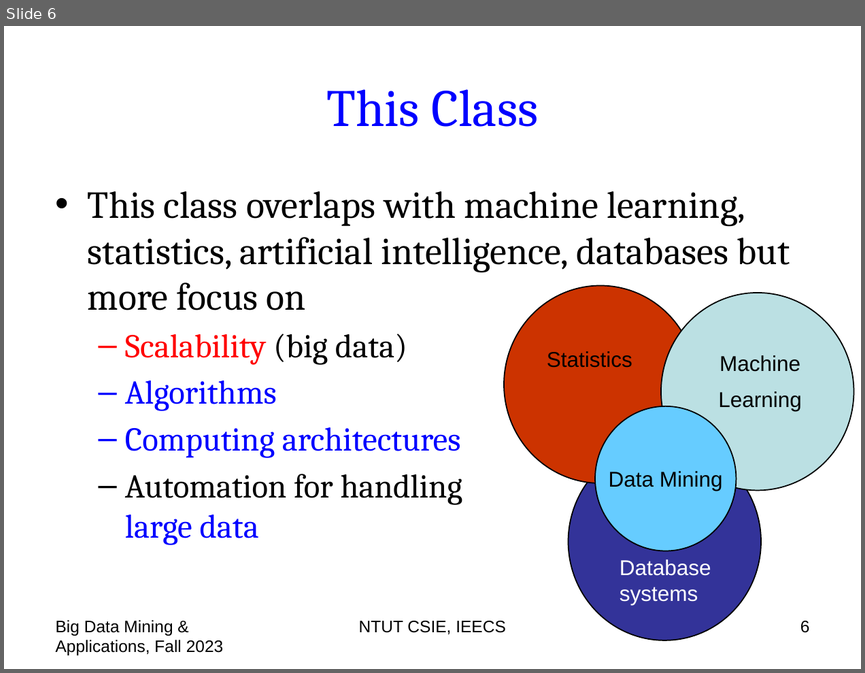
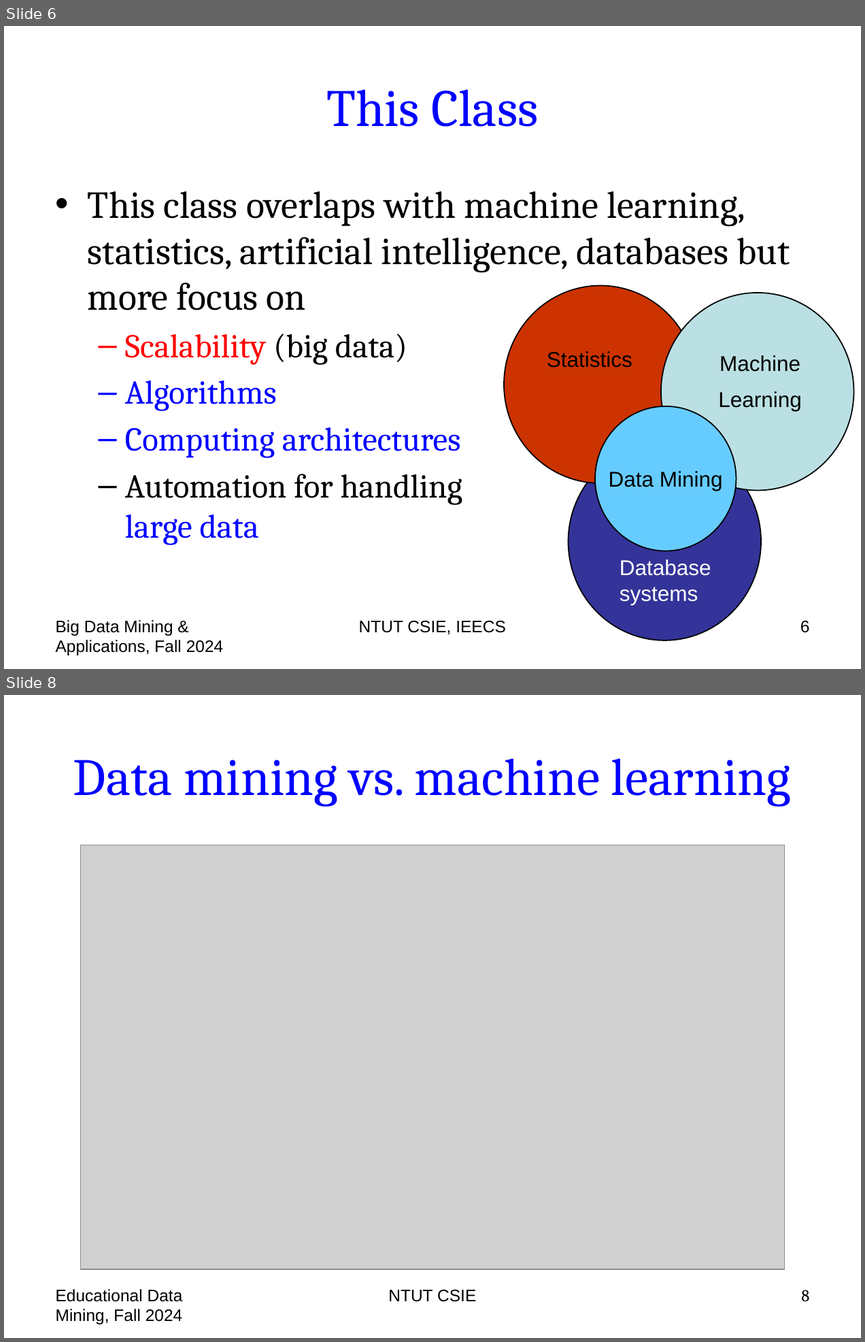
Before and after one commit to chriswjh/chriswjh.github.io, a slide deck: BDM/00-overview.pptx. Shown one above the other, each under a label of ours: slide 6 before the commit, slides 6 and 8 after it; the slides between them are not shown. The pictures are 865x673 and 865x1342 pixels, drawn with LibreOffice and Linux fonts; fonts in the diff are those of the drawing; grey boxes stand for pictures. Boxes give left, top, right and bottom in pixels: in the first picture for what was removed or moved away, otherwise in the second. Text is boxed around its words. In the diff, an @@ line names an element or a change of style, - is before the commit and + after.

```diff
--- a/BDM/00-overview.pptx
+++ b/BDM/00-overview.pptx
@@ slide 8 added at bbox=[4, 695, 861, 1338], background #FFFFFF @@
@@ title added at bbox=[73, 758, 791, 807], 44 pt, text #0000FF @@
+Data mining vs. machine learning
@@ picture added at bbox=[80, 845, 784, 1269] @@
@@ text added at bbox=[56, 1289, 183, 1324], 14 pt, text #000000 @@
+Educational Data Mining, Fall 2024
@@ text added at bbox=[388, 1289, 476, 1302], 14 pt, text #000000 @@
+NTUT CSIE
@@ page number added at bbox=[801, 1289, 809, 1301], 14 pt, text #000000 @@
+8
@@ slide 6 changed as well @@
@@ text at bbox=[56, 620, 224, 655]: text changed @@
-Big Data Mining & Applications, Fall 2023
+Big Data Mining & Applications, Fall 2024
```
Also in this commit, not shown: 53 other slides changed, 2 other slides added.
